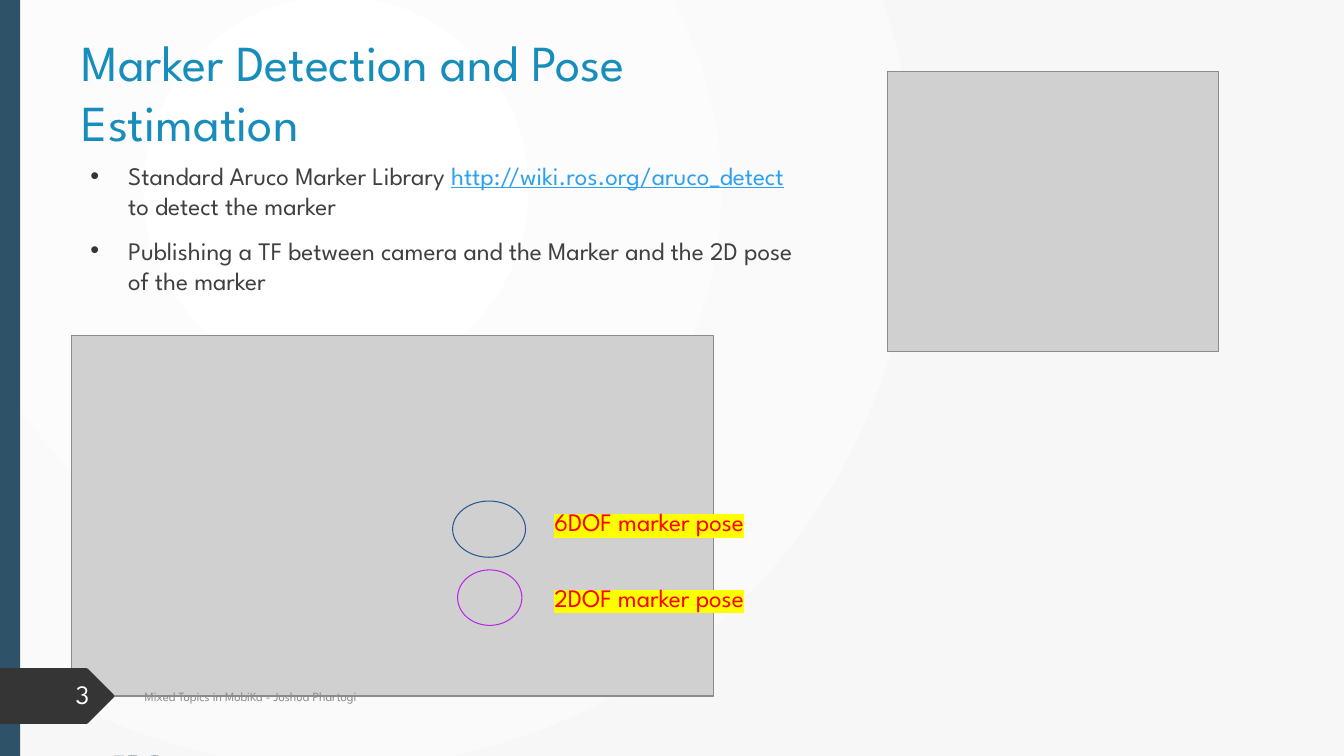
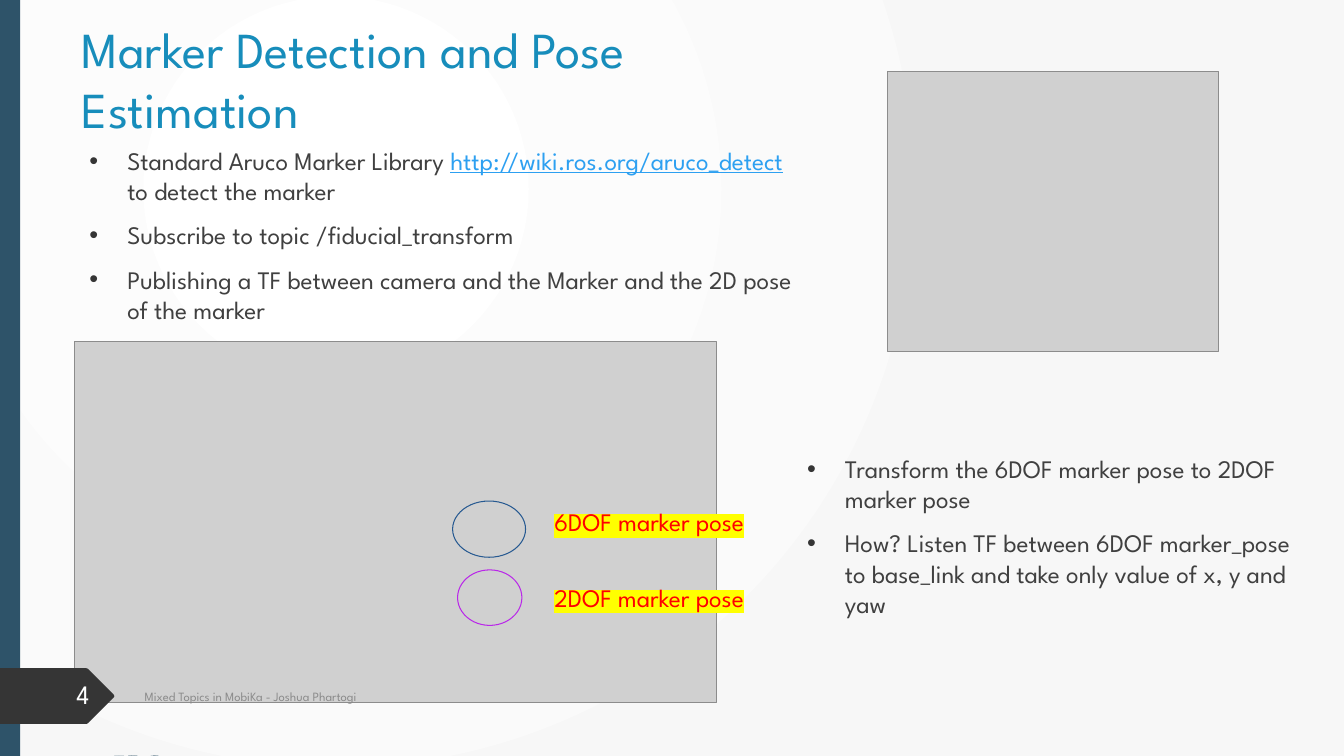
Before and after one commit to Jphartogi/Ipa_final_presentation, a slide deck: slide 4 of Internship Presentation.pptx (slide 3 before the commit). Drawn at 1344x756 pixels with LibreOffice and Linux fonts; fonts in the diff are those of the drawing; grey boxes stand for pictures. Boxes give left, top, right and bottom in pixels: in the first picture for what was removed or moved away, otherwise in the second. Text is boxed around its words. In the diff, an @@ line names an element or a change of style, - is before the commit and + after.

```diff
--- a/Internship Presentation.pptx
+++ b/Internship Presentation.pptx
@@ title "Marker Detection and Pose Estimation": place and size @@
-title "Marker Detection and Pose Estimation" at bbox=[82, 46, 624, 142]
+title "Marker Detection and Pose Estimation" at bbox=[82, 33, 624, 129]
@@ text "Standard Aruco Marker Library http://wiki.ros.org/aruco_dete ...": place and size @@
-text "Standard Aruco Marker Library http://wiki.ros.org/aruco_dete ..." at bbox=[128, 167, 792, 291]
+text "Standard Aruco Marker Library http://wiki.ros.org/aruco_dete ..." at bbox=[127, 152, 791, 320]
@@ text at bbox=[127, 226, 514, 250]: paragraph added @@
+• Subscribe to topic /fiducial_transform
@@ picture: place and size @@
-picture at bbox=[72, 336, 714, 697]
+picture at bbox=[75, 342, 717, 703]
@@ text added at bbox=[845, 460, 1290, 619], 18 pt, text #404040 @@
+• Transform the 6DOF marker pose to 2DOF marker pose
+• How? Listen TF between 6DOF marker_pose to base_link and take only value of x, y and yaw
@@ page number at bbox=[76, 686, 89, 704]: text changed @@
-3
+4
```
Also in this commit, not shown: 6 other slides changed, 2 slides added.
